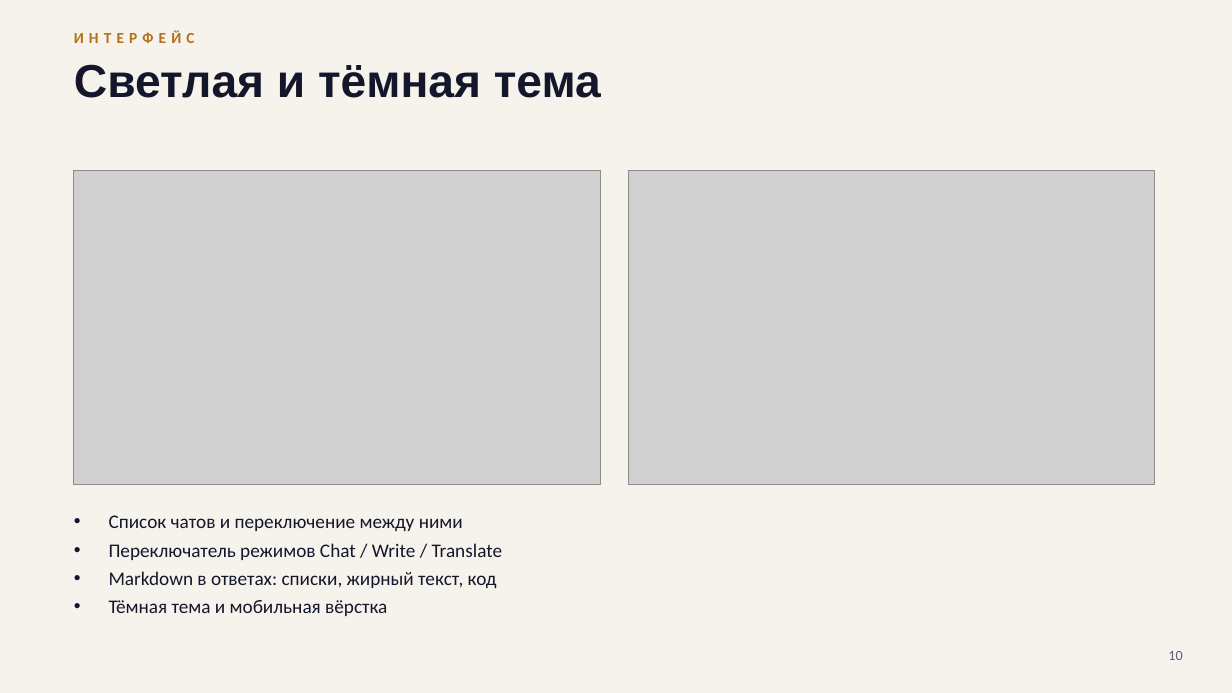
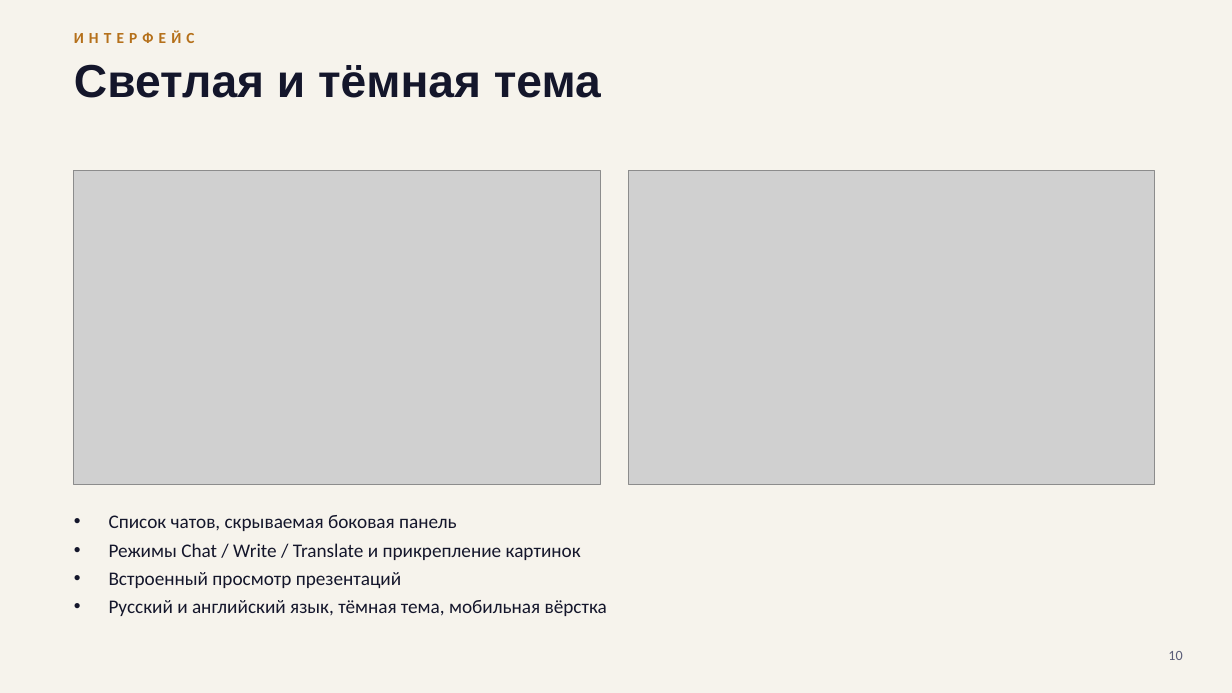
Before and after one commit to surnova2703/lumelle, a slide deck: slide 10 of docs/Lumo_AI_tech_RU.pptx. Drawn at 1232x693 pixels with LibreOffice and Linux fonts; fonts in the diff are those of the drawing; grey boxes stand for pictures. Boxes give left, top, right and bottom in pixels: in the first picture for what was removed or moved away, otherwise in the second. Text is boxed around its words. In the diff, an @@ line names an element or a change of style, - is before the commit and + after.

```diff
--- a/docs/Lumo_AI_tech_RU.pptx
+++ b/docs/Lumo_AI_tech_RU.pptx
@@ text at (109, 515, 607, 616): text changed @@
-• Список чатов и переключение между ними
-• Переключатель режимов Chat / Write / Translate
-• Markdown в ответах: списки, жирный текст, код
-• Тёмная тема и мобильная вёрстка
+• Список чатов, скрываемая боковая панель
+• Режимы Chat / Write / Translate и прикрепление картинок
+• Встроенный просмотр презентаций
+• Русский и английский язык, тёмная тема, мобильная вёрстка
```
Also in this commit, not shown: 9 other slides changed, 38 other files.
